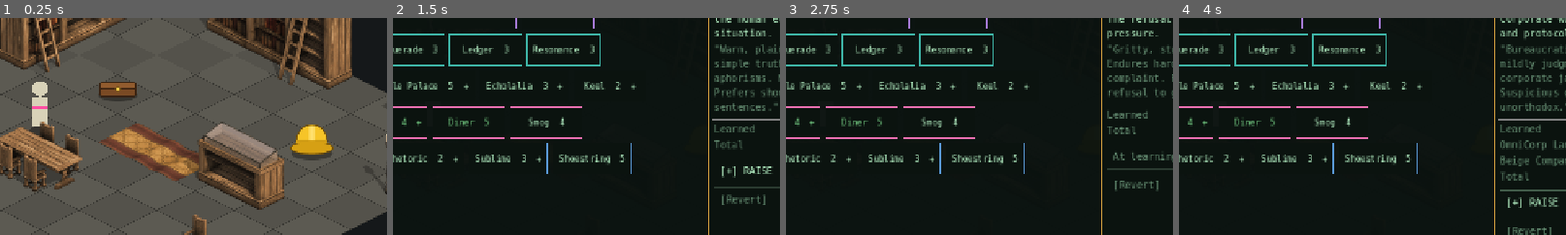
Above: before the commit, frames 1-4 (left to right).
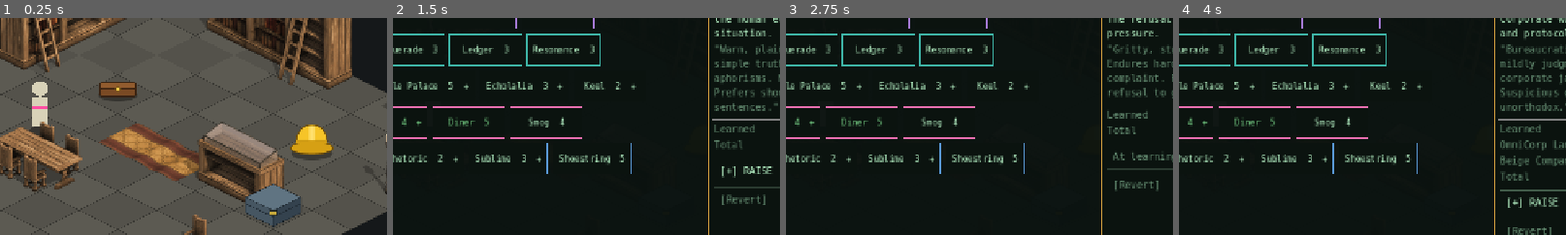
Above: after the commit, the same moments.

Repository: francisgalloway/NeonGraveyard
Game: Godot game, scene res://scenes/main.tscn
The game is run twice, just before and just after one commit, with the same random seed, the same clock (stepped at 60 frames per second) and the same inputs.
Inputs:
- Up to frame 1 (0.25 s): no input
- Up to frame 2 (1.5 s): click "CHARACTER [C]" at 0.5 s; click "Homespun 3 +" at 1.25 s
- Up to frame 3 (2.75 s): click "Hardscrabble 4" at 2 s
- Up to frame 4 (4 s): click "Rustbelt 5" at 2.75 s; click "Main Street 5 +" at 3.5 s
The pictures show only the part of the screen within x 30-80%, y 25-75%; the shares and areas given below are measured in that part.

The runs differ from the first frame. In frame 1, 1.7% of the frame differs, in the area x 63-78%, y 76-97%; in frame 2, less than 0.1%; in frame 3, less than 0.1%; in frame 4, less than 0.1%.

Commit message:
Add container objects with a move-items pop-up (footlocker)
Co-Authored-By: Claude Sonnet 5.5 <noreply@anthropic.com>
Claude-Session: https://claude.ai/code/session_01MG3yv5XxnnMzXfZJAKpubL

Diff:
--- /dev/null
+++ b/data/interactables/footlocker.json
@@ -0,0 +1,9 @@
+{
+  "id": "footlocker",
+  "name": "Footlocker",
+  "kind": "container",
+  "image": "res://assets/placeholders/footlocker.png",
+  "origin": [64, 96],
+  "cell": [7, 4],
+  "contents": ["instant_coffee", "blank_floppy", "corduroy_slacks"]
+}
--- a/data/room.json
+++ b/data/room.json
@@ -16,5 +16,5 @@
     {"sprite": "libraryChair", "dir": "S", "cell": [7, 6]},
     {"sprite": "candleStand", "dir": "S", "cell": [8, 2]}
   ],
-  "interactables": ["display_case", "hard_hat", "wallet"]
+  "interactables": ["display_case", "hard_hat", "wallet", "footlocker"]
 }
--- a/scripts/character.gd
+++ b/scripts/character.gd
@@ -192,6 +192,15 @@
 	return true
 
 
+func remove_item(item_id: String) -> bool:
+	var i := inventory.find(item_id)
+	if i < 0:
+		return false
+	inventory.remove_at(i)
+	changed.emit()
+	return true
+
+
 ## All clothes the player owns (worn first, in slot order), or all non-clothes items.
 func owned_items(type: String) -> Array[String]:
 	var out: Array[String] = []
--- /dev/null
+++ b/scripts/container_ui.gd
@@ -0,0 +1,167 @@
+class_name ContainerUI
+extends CanvasLayer
+## Pop-up for "container" objects: the container's contents on the left, the
+## player's inventory on the right. Click an item to move it to the other side.
+
+const PANEL_BG := Color(0.04, 0.07, 0.06, 0.97)
+
+var _root: Control
+var _panel: PanelContainer
+var _title: Label
+var _left: VBoxContainer
+var _right: VBoxContainer
+var _data: Dictionary = {}
+
+
+func is_open() -> bool:
+	return _panel.visible
+
+
+func _ready() -> void:
+	layer = 15
+	_root = Control.new()
+	_root.theme = UIStyle.make_theme()
+	_root.set_anchors_preset(Control.PRESET_FULL_RECT)
+	_root.mouse_filter = Control.MOUSE_FILTER_IGNORE
+	add_child(_root)
+
+	_panel = PanelContainer.new()
+	_panel.add_theme_stylebox_override("panel", UIStyle.box(UIStyle.BORDER, PANEL_BG))
+	_panel.set_anchors_preset(Control.PRESET_FULL_RECT)
+	_panel.anchor_left = 0.18
+	_panel.anchor_right = 0.82
+	_panel.anchor_top = 0.12
+	_panel.anchor_bottom = 0.78
+	_panel.offset_left = 0
+	_panel.offset_right = 0
+	_panel.offset_top = 0
+	_panel.offset_bottom = 0
+	_panel.visible = false
+	_root.add_child(_panel)
+
+	var vb := VBoxContainer.new()
+	vb.add_theme_constant_override("separation", 10)
+	_panel.add_child(vb)
+
+	var head := HBoxContainer.new()
+	_title = Label.new()
+	_title.add_theme_color_override("font_color", UIStyle.BORDER)
+	_title.size_flags_horizontal = Control.SIZE_EXPAND_FILL
+	head.add_child(_title)
+	var take_all := Button.new()
+	take_all.text = "TAKE ALL"
+	take_all.pressed.connect(_take_all)
+	head.add_child(take_all)
+	var close := Button.new()
+	close.text = "CLOSE [Esc]"
+	close.pressed.connect(close_window)
+	head.add_child(close)
+	vb.add_child(head)
+
+	var cols := HBoxContainer.new()
+	cols.size_flags_vertical = Control.SIZE_EXPAND_FILL
+	cols.add_theme_constant_override("separation", 16)
+	vb.add_child(cols)
+	_left = _column(cols, "CONTAINS")
+	_right = _column(cols, "YOUR INVENTORY")
+	vb.add_child(_hint())
+	Character.changed.connect(_refresh)
+
+
+func _hint() -> Label:
+	var l := Label.new()
+	l.text = "Click an item to move it to the other side."
+	l.add_theme_color_override("font_color", UIStyle.DIM)
+	return l
+
+
+func _column(parent: Control, title: String) -> VBoxContainer:
+	var box := VBoxContainer.new()
+	box.size_flags_horizontal = Control.SIZE_EXPAND_FILL
+	box.add_theme_constant_override("separation", 6)
+	var h := Label.new()
+	h.name = "Head"
+	h.text = title
+	h.add_theme_color_override("font_color", UIStyle.DIM)
+	box.add_child(h)
+	var scroll := ScrollContainer.new()
+	scroll.size_flags_vertical = Control.SIZE_EXPAND_FILL
+	scroll.horizontal_scroll_mode = ScrollContainer.SCROLL_MODE_DISABLED
+	box.add_child(scroll)
+	var list := VBoxContainer.new()
+	list.size_flags_horizontal = Control.SIZE_EXPAND_FILL
+	list.add_theme_constant_override("separation", 4)
+	scroll.add_child(list)
+	parent.add_child(box)
+	return list
+
+
+func open(data: Dictionary) -> void:
+	_data = data
+	_title.text = String(data["name"]).to_upper()
+	_panel.visible = true
+	_refresh()
+
+
+func close_window() -> void:
+	_panel.visible = false
+	_data = {}
+
+
+func _unhandled_input(event: InputEvent) -> void:
+	if is_open() and event is InputEventKey and event.pressed and not event.echo and event.keycode == KEY_ESCAPE:
+		close_window()
+		get_viewport().set_input_as_handled()
+
+
+func take(item_id: String) -> bool:
+	if _data.is_empty():
+		return false
+	var contents := GameState.container_items(_data)
+	var i := contents.find(item_id)
+	if i < 0 or not Character.add_item(item_id):
+		return false
+	contents.remove_at(i)
+	_refresh()
+	return true
+
+
+func store(item_id: String) -> bool:
+	if _data.is_empty() or not Character.remove_item(item_id):
+		return false
+	GameState.container_items(_data).append(item_id)
+	_refresh()
+	return true
+
+
+func _take_all() -> void:
+	if _data.is_empty():
+		return
+	for id in GameState.container_items(_data).duplicate():
+		take(id)
+
+
+func _refresh() -> void:
+	if not is_open():
+		return
+	_fill(_left, GameState.container_items(_data), "(empty)", take, "TAKE")
+	_fill(_right, Character.inventory, "(nothing carried)", store, "STORE")
+
+
+func _fill(list: VBoxContainer, ids: Array, empty_text: String, action: Callable, verb: String) -> void:
+	for c in list.get_children():
+		list.remove_child(c)
+		c.queue_free()
+	if ids.is_empty():
+		var l := Label.new()
+		l.text = empty_text
+		l.add_theme_color_override("font_color", UIStyle.DIM)
+		list.add_child(l)
+		return
+	for id in ids:
+		var b := Button.new()
+		b.text = "%s   [%s]" % [Character.item_name(String(id)), verb]
+		b.alignment = HORIZONTAL_ALIGNMENT_LEFT
+		b.tooltip_text = String(Character.items[id]["description"])
+		b.pressed.connect(action.bind(String(id)))
+		list.add_child(b)
--- a/scripts/game_state.gd
+++ b/scripts/game_state.gd
@@ -7,6 +7,7 @@
 
 var flags: Dictionary = {}
 var check_log: Dictionary = {}  # check key -> { "level": int, "success": bool }
+var containers: Dictionary = {}  # container id -> Array of item ids still inside
 
 
 func can_attempt(key: String, skill: String, red: bool) -> bool:
@@ -28,3 +29,11 @@
 
 func has_flag(key: String) -> bool:
 	return flags.has(key)
+
+
+## Contents of a container; the first look seeds it from the container's data.
+func container_items(data: Dictionary) -> Array:
+	var id := String(data["id"])
+	if not containers.has(id):
+		containers[id] = Array(data.get("contents", []))
+	return containers[id]
--- a/scripts/room.gd
+++ b/scripts/room.gd
@@ -27,6 +27,7 @@
 var player: Player
 var ui: DialogueUI
 var menu: CharacterMenu
+var container_ui: ContainerUI
 var pending: Dictionary = {}         # interactable to open when the player arrives
 
 var _decor: Node2D
@@ -95,6 +96,8 @@
 	add_child(ui)
 	menu = CharacterMenu.new()
 	add_child(menu)
+	container_ui = ContainerUI.new()
+	add_child(container_ui)
 
 
 func _load_json(path: String) -> Dictionary:
@@ -133,14 +136,18 @@
 
 func _unhandled_input(event: InputEvent) -> void:
 	if event is InputEventMouseButton and event.pressed and event.button_index == MOUSE_BUTTON_LEFT:
-		if not ui.is_open() and not menu.is_open():
+		if not _blocked():
 			_handle_click(get_global_mouse_position())
 	elif event is InputEventKey and event.pressed and not event.echo:
-		if event.keycode == KEY_E and not ui.is_open() and not menu.is_open():
+		if event.keycode == KEY_E and not _blocked():
 			_interact_adjacent()
 		elif event.keycode == KEY_F1:
 			_overlay.visible = not _overlay.visible
 			_overlay.queue_redraw()
+
+
+func _blocked() -> bool:
+	return ui.is_open() or menu.is_open() or container_ui.is_open()
 
 
 func _handle_click(global_pos: Vector2) -> void:
@@ -232,6 +239,8 @@
 			_pick_up(data)
 		"money":
 			_loot_money(data)
+		"container":
+			container_ui.open(data)
 		_:
 			ui.open(data)
 
--- /dev/null
+++ b/tests/screenshot_container.gd
@@ -0,0 +1,17 @@
+extends SceneTree
+## xvfb-run -a -s "-screen 0 1280x720x24" godot --rendering-driver opengl3 --path . --script tests/screenshot_container.gd -- OUTDIR
+func _initialize() -> void:
+	var out := OS.get_cmdline_user_args()[0]
+	await process_frame
+	var scene: Node = load("res://scenes/main.tscn").instantiate()
+	root.add_child(scene)
+	await process_frame
+	await process_frame
+	for d in scene.interactables.values():
+		if d["id"] == "footlocker":
+			scene.container_ui.open(d)
+	scene.container_ui.take("instant_coffee")
+	for i in 4:
+		await process_frame
+	root.get_texture().get_image().save_png(out + "/container.png")
+	quit()
--- /dev/null
+++ b/tests/test_containers.gd
@@ -0,0 +1,54 @@
+extends SceneTree
+## godot --headless --path . --script tests/test_containers.gd
+var failures := 0
+
+func check(cond: bool, msg: String) -> void:
+	print("PASS  " if cond else "FAIL  ", msg)
+	if not cond:
+		failures += 1
+
+func _wait(c: Callable, max_frames := 1500) -> void:
+	var n := 0
+	while not c.call() and n < max_frames:
+		await process_frame
+		n += 1
+
+func _initialize() -> void:
+	var ch := root.get_node("Character")
+	var state := root.get_node("GameState")
+	await process_frame
+	Engine.time_scale = 10.0
+	var scene: Node = load("res://scenes/main.tscn").instantiate()
+	root.add_child(scene)
+	await process_frame
+	await process_frame
+	var cui = scene.container_ui
+	var data: Dictionary = {}
+	for d in scene.interactables.values():
+		if d["id"] == "footlocker":
+			data = d
+	check(not data.is_empty() and data["kind"] == "container", "footlocker registered as a container")
+	check(not cui.is_open(), "container window starts closed")
+	scene._go_interact(data)
+	await _wait(func(): return cui.is_open())
+	check(cui.is_open() and not scene.ui.is_open(), "walking to the footlocker opens the container window")
+	check(scene._blocked(), "room input is blocked while it is open")
+	var inv_before: int = ch.inventory.size()
+	check(state.container_items(data).size() == 3, "footlocker holds 3 items")
+	check(cui.take("instant_coffee") and ch.inventory.size() == inv_before + 1 and state.container_items(data).size() == 2, "taking moves an item to the inventory")
+	check(not cui.take("instant_coffee"), "cannot take an item that is not there")
+	check(cui.store("instant_coffee") and state.container_items(data).size() == 3 and ch.inventory.size() == inv_before, "storing moves it back")
+	cui._take_all()
+	check(state.container_items(data).is_empty() and ch.inventory.size() == inv_before + 3, "take all empties the container")
+	check(ch.inventory.has("corduroy_slacks"), "taken clothes land in the inventory")
+	await process_frame
+	check(cui._left.get_child_count() == 1, "empty container shows a placeholder line")
+	cui.close_window()
+	check(not cui.is_open() and not scene._blocked(), "closing releases input")
+	# contents persist across a reopen
+	scene._open(data)
+	check(cui.is_open() and state.container_items(data).is_empty(), "contents persist after reopening")
+	cui.close_window()
+	Engine.time_scale = 1.0
+	print("\n%s (%d failed)" % ["ALL PASSED" if failures == 0 else "FAILURES", failures])
+	quit(failures)
--- a/tests/test_pickups.gd
+++ b/tests/test_pickups.gd
@@ -41,7 +41,7 @@
 	var hat := _find(scene, "hard_hat")
 	var wallet := _find(scene, "wallet")
 	check(not hat.is_empty() and not wallet.is_empty(), "hard hat and wallet are in the room")
-	check(scene.click_targets.size() == 3, "room has 3 interactables (case, hat, wallet)")
+	check(scene.click_targets.size() == 4, "room has 4 interactables (case, hat, wallet, footlocker)")
 	check(not scene.solid.has(Vector2i(6, 2)) and not scene.solid.has(Vector2i(2, 3)), "pick-ups do not block movement")
 	check(scene.interactables.has(Vector2i(6, 2)) and scene.interactables.has(Vector2i(2, 3)), "pick-ups are interactable")
 
@@ -67,7 +67,7 @@
 	check(took and ch.inventory.size() == inv0 + 1, "walking up to the hard hat puts it in the inventory")
 	await process_frame
 	check(not scene.interactables.has(Vector2i(6, 2)), "the hat is no longer interactable")
-	check(_find(scene, "hard_hat").is_empty() and scene.click_targets.size() == 2, "the hat's sprite is removed from the room")
+	check(_find(scene, "hard_hat").is_empty() and scene.click_targets.size() == 3, "the hat's sprite is removed from the room")
 	check(state.has_flag("taken:hard_hat"), "pick-up is recorded so it stays gone")
 
 	# --- the hat works as clothing -------------------------------------------
Binary file added: assets/placeholders/footlocker.png
Not shown, added: assets/placeholders/footlocker.png.import
Not shown, added: scripts/container_ui.gd.uid
Not shown, added: tests/screenshot_pickups.gd.uid
Not shown, added: tests/test_pickups.gd.uid
Not shown, changed: README.md
